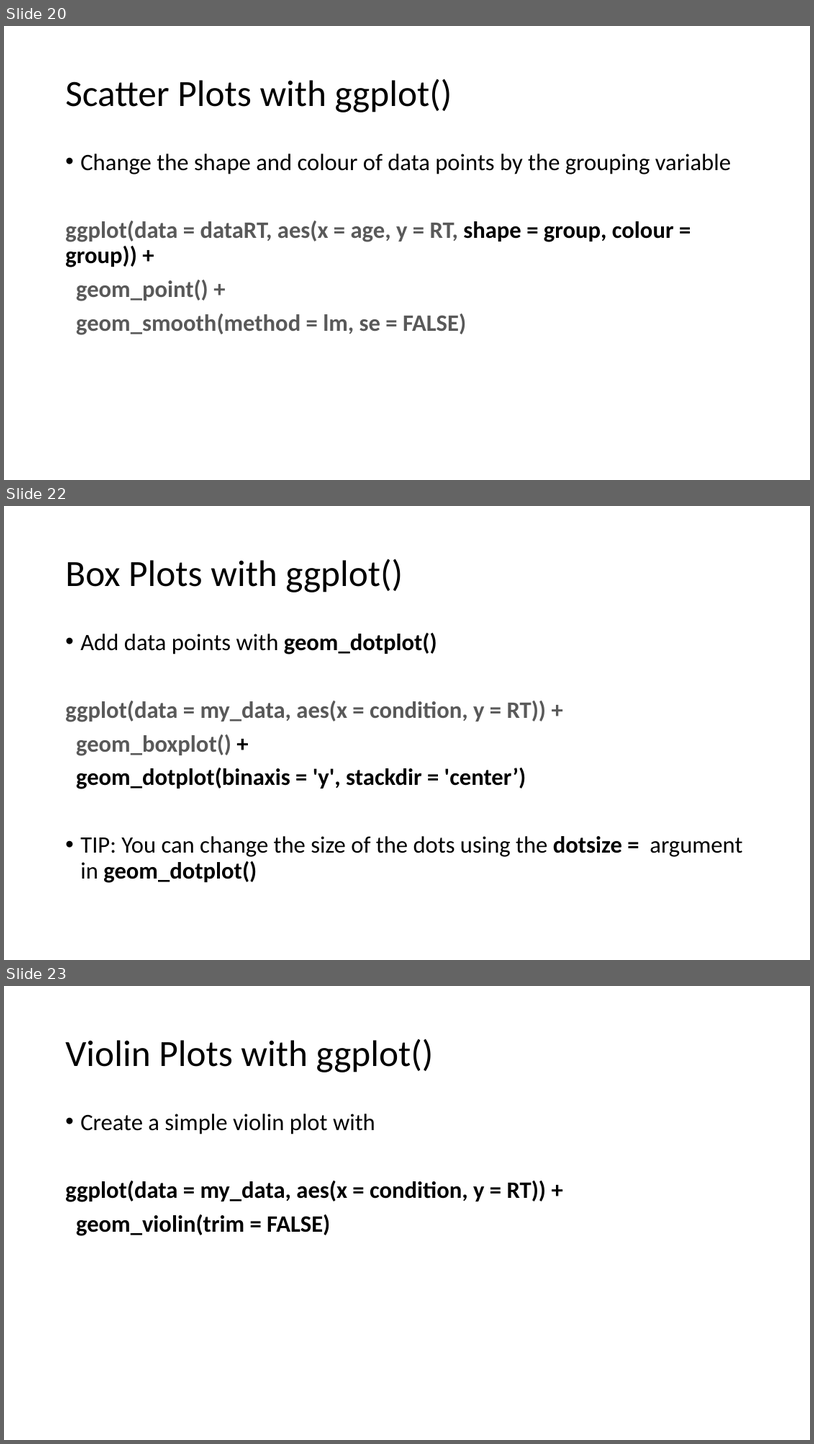
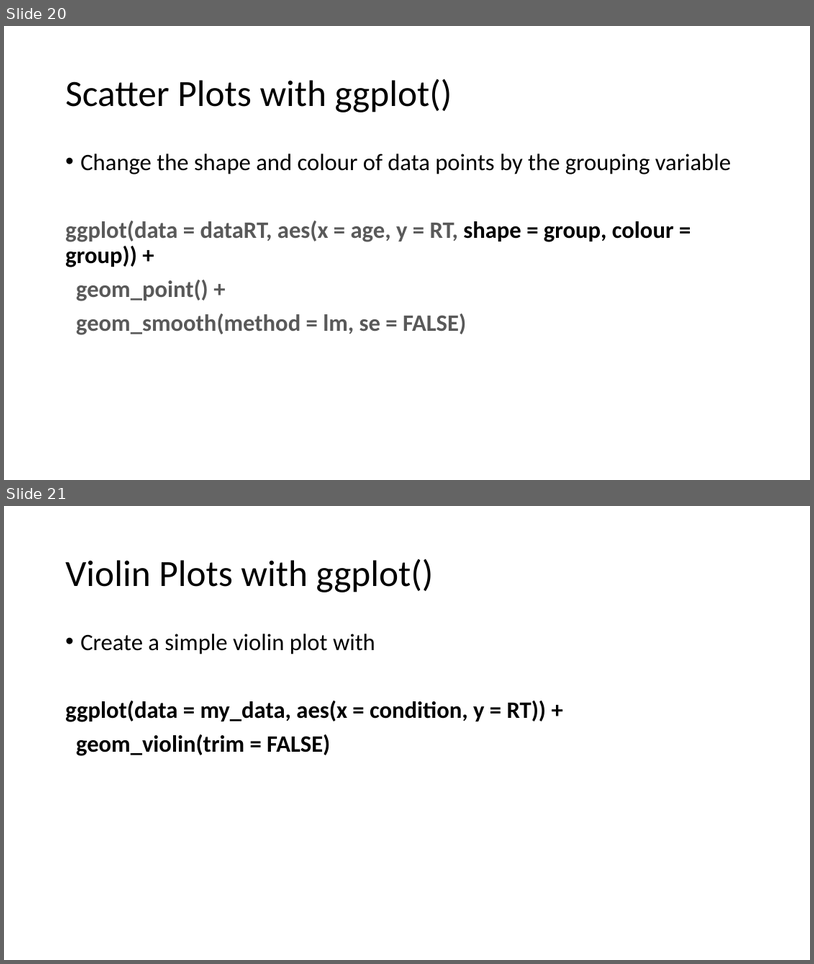
Before and after one commit to angnguyen/ce_group, a slide deck: CognitionEmotion7_RTutorial4/R_tutorial_4_slides.pptx. Shown one above the other, each under a label of ours: slides 20, 22 and 23 before the commit, slides 20 and 21 after it; the slides between them are not shown. The pictures are 814x1444 and 814x964 pixels, drawn with LibreOffice and Linux fonts; fonts in the diff are those of the drawing. Boxes give left, top, right and bottom in pixels: in the first picture for what was removed or moved away, otherwise in the second. Text is boxed around its words. In the diff, an @@ line names an element or a change of style, - is before the commit and + after.

```diff
--- a/CognitionEmotion7_RTutorial4/R_tutorial_4_slides.pptx
+++ b/CognitionEmotion7_RTutorial4/R_tutorial_4_slides.pptx
@@ slide 22 removed at (x1=4, y1=506, x2=810, y2=960), background #FFFFFF @@
@@ title removed at (x1=65, y1=559, x2=403, y2=592) @@
-Box Plots with ggplot()
@@ text removed at (x1=65, y1=633, x2=743, y2=883) @@
-• Add data points with geom_dotplot()
-ggplot(data = my_data, aes(x = condition, y = RT)) +
-geom_boxplot() +
-geom_dotplot(binaxis = 'y', stackdir = 'center’)
-• TIP: You can change the size of the dots using the dotsize = argument in geom_dotplot()
@@ what was slide 23 is now slide 21 @@
```
Also in this commit, not shown: 4 slides changed, 1 other slide removed, 1 other file.
